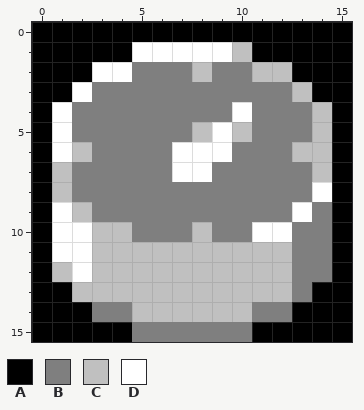
Pixel-art file: art/sprite_tiles/compass.aseprite. Above, as it was before the edit.
16x16 pixels, 1 frame.
Palette (. is transparent): A #000000  B #7f7f7f  C #c0c0c0  D #ffffff
Pixels before, first column x 0:
 0 AAAAAAAAAAAAAAAA
 1 AAAAADDDDDCAAAAA
 2 AAADDBBBCBBCCAAA
 3 AADBBBBBBBBBBCAA
 4 ADBBBBBBBBDBBBCA
 5 ADBBBBBBCDCBBBCA
 6 ADCBBBBDDDBBBCCA
 7 ACBBBBBDDBBBBBCA
 8 ACBBBBBBBBBBBBDA
 9 ADCBBBBBBBBBBDBA
10 ADDCCBBBCBBDDBBA
11 ADDCCCCCCCCCCBBA
12 ACDCCCCCCCCCCBBA
13 AACCCCCCCCCCCBAA
14 AAABBCCCCCCBBAAA
15 AAAAABBBBBBAAAAA
After the commit:
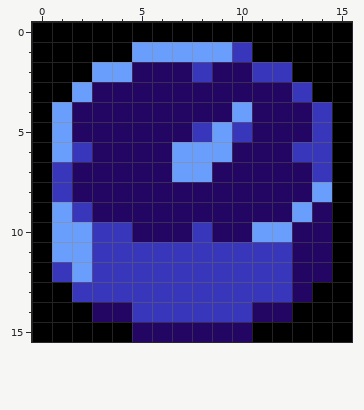
Difference:
Colour B changes from #7f7f7f to #230663.
Colour C changes from #c0c0c0 to #3837bc.
Colour D changes from #ffffff to #699efc.
